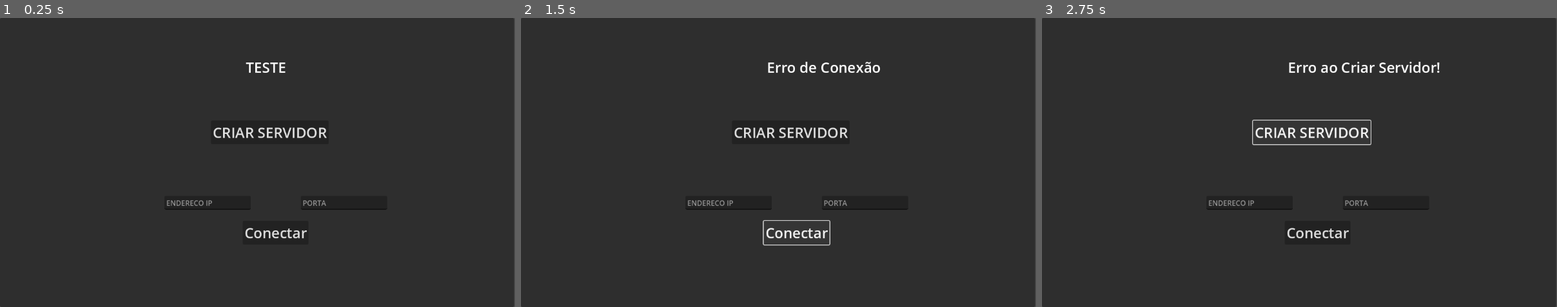
Above: before the commit, frames 1-3 (left to right).
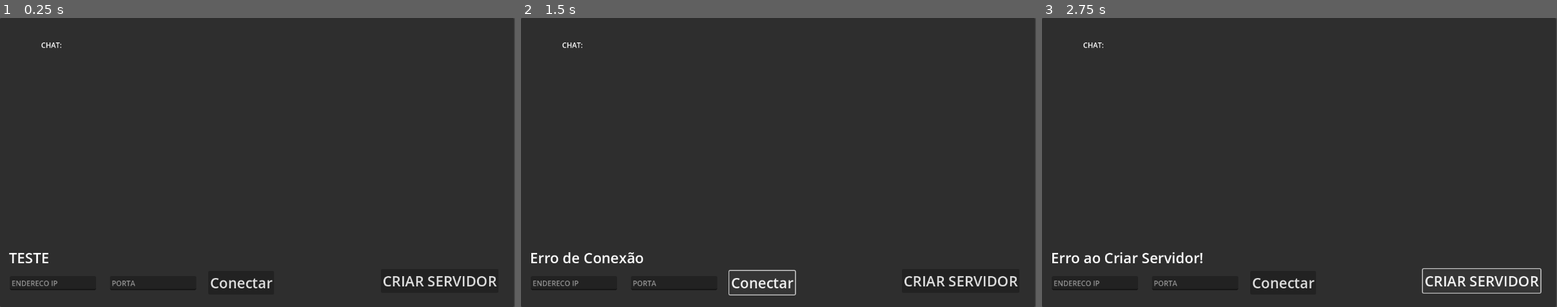
Above: after the commit, the same moments.

Repository: TarikPonciano/Tecnico-Jogos-Digitais-2024.07.9
Game: Godot game, scene res://chat.tscn
Two runs of this game, one before a commit and one after it. Both use one fixed random seed, a clock stepped at 60 frames per second and the inputs below. The project has no main scene, so this scene is started directly.
Inputs:
- Up to frame 1 (0.25 s): no input
- Up to frame 2 (1.5 s): click "CRIAR SERVIDOR" at 0.5 s; click "Conectar" at 1.25 s
- Up to frame 3 (2.75 s): click "CRIAR SERVIDOR" at 2 s

The runs differ from the first frame. In frame 1, 1.8% of the frame differs, in the area x 1-97%, y 8-94%; in frame 2, 2.6%; in frame 3, 3.0%, in the area x 2-97%, y 8-96%.

Commit message:
Chat connect

Diff:
--- a/chat-multiplayer-dlux/chat.gd
+++ b/chat-multiplayer-dlux/chat.gd
@@ -5,6 +5,8 @@
 
 var endereco_ip = null
 var porta_cliente = null
+
+var chat_log = "CHAT:"
 
 func connect_server():
 	peer = ENetMultiplayerPeer.new()
@@ -44,3 +46,17 @@
 
 	print("SERVIDOR CRIADO COM SUCESSO")
 	$Panel/Label.text = "Servidor Operando!"
+
+	multiplayer.peer_connected.connect(novo_usuario)
+
+func novo_usuario(id: int):
+
+	chat_log += str("\n Jogador ", id, " se conectou!")
+
+	atualizar_chat(chat_log)
+	rpc("atualizar_chat", chat_log)
+
+
+@rpc("any_peer")
+func atualizar_chat(mensagens):
+	$Panel/RichTextLabel.text = mensagens
--- a/chat-multiplayer-dlux/chat.tscn
+++ b/chat-multiplayer-dlux/chat.tscn
@@ -18,45 +18,53 @@
 
 [node name="Label" type="Label" parent="Panel"]
 layout_mode = 0
-offset_left = 550.0
-offset_top = 88.0
-offset_right = 590.0
-offset_bottom = 111.0
+offset_left = 20.0
+offset_top = 515.0
+offset_right = 110.0
+offset_bottom = 560.0
 theme_override_font_sizes/font_size = 32
 text = "TESTE"
 
 [node name="Button" type="Button" parent="Panel"]
 layout_mode = 0
-offset_left = 472.0
-offset_top = 230.0
-offset_right = 735.0
-offset_bottom = 283.0
+offset_left = 852.0
+offset_top = 563.0
+offset_right = 1115.0
+offset_bottom = 616.0
 theme_override_font_sizes/font_size = 32
 text = "CRIAR SERVIDOR"
 
 [node name="Button2" type="Button" parent="Panel"]
 layout_mode = 0
-offset_left = 543.0
-offset_top = 455.0
-offset_right = 690.0
-offset_bottom = 508.0
+offset_left = 466.0
+offset_top = 567.0
+offset_right = 613.0
+offset_bottom = 620.0
 theme_override_font_sizes/font_size = 32
 text = "Conectar"
 
 [node name="LineEdit" type="LineEdit" parent="Panel"]
 layout_mode = 0
-offset_left = 368.0
-offset_top = 399.0
-offset_right = 561.0
-offset_bottom = 430.0
+offset_left = 22.0
+offset_top = 579.0
+offset_right = 215.0
+offset_bottom = 610.0
 placeholder_text = "ENDERECO IP"
 
 [node name="LineEdit2" type="LineEdit" parent="Panel"]
-offset_left = 673.0
-offset_top = 399.0
-offset_right = 866.0
-offset_bottom = 430.0
+offset_left = 246.0
+offset_top = 579.0
+offset_right = 439.0
+offset_bottom = 610.0
 placeholder_text = "PORTA"
+
+[node name="RichTextLabel" type="RichTextLabel" parent="Panel"]
+layout_mode = 0
+offset_left = 92.0
+offset_top = 49.0
+offset_right = 1109.0
+offset_bottom = 486.0
+text = "CHAT:"
 
 [connection signal="pressed" from="Panel/Button" to="." method="start_server"]
 [connection signal="pressed" from="Panel/Button2" to="." method="connect_server"]
